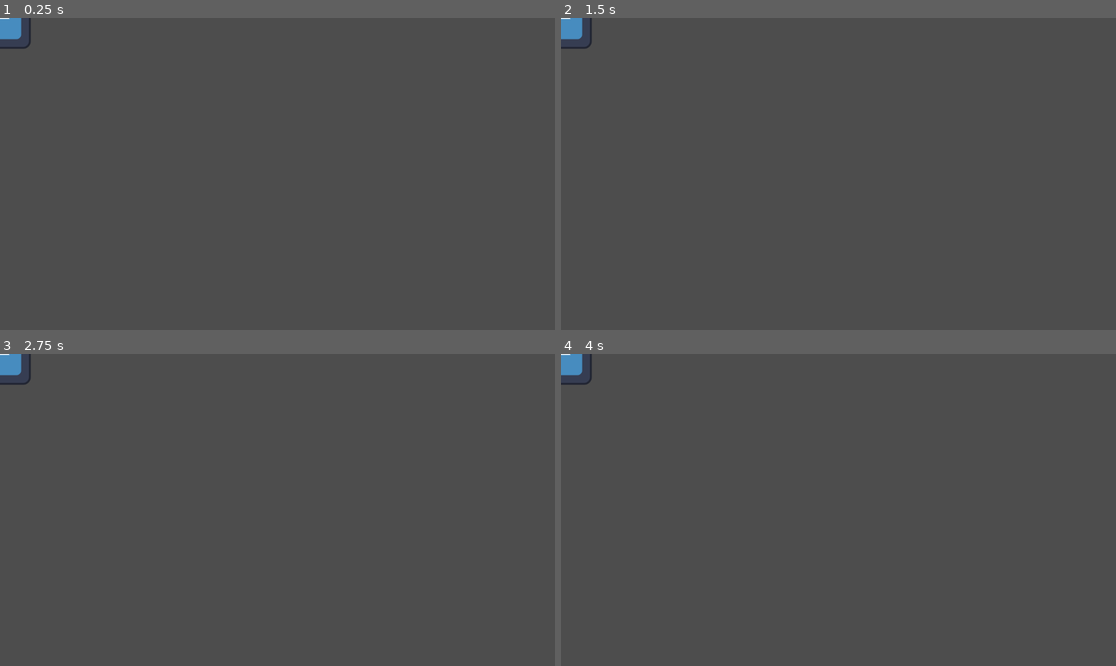
Above: before the commit, frames 1-4 (two rows, left to right).
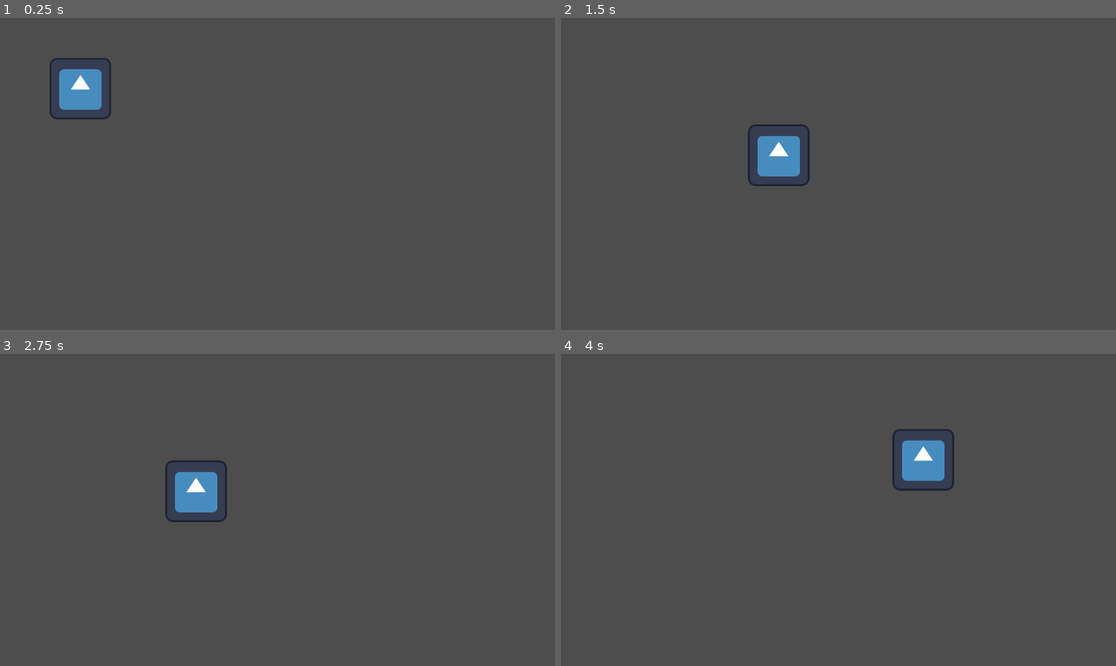
Above: after the commit, the same moments.

Repository: GDDclub/BIG
Game: Godot game, scene res://test.tscn
Two runs of this game, one before a commit and one after it. Both use one fixed random seed, a clock stepped at 60 frames per second and the inputs below. Before the commit the project has no main scene; this scene is started directly in both runs. The engine's default icon, where the game draws it, is replaced by a stand-in: a white triangle on a blue panel in a dark square.
Inputs:
- Up to frame 1 (0.25 s): no input
- Up to frame 2 (1.5 s): hold Right (ui_right) from 0.53 s (still down); tap Up (ui_up) at 0.6, 0.77, 1.07, 1.35 s
- Up to frame 3 (2.75 s): tap Up (ui_up) at 1.52, 1.82, 2.1 s; release Right (ui_right) at 2.03 s; hold Left (ui_left) from 2.03 s (still down)
- Up to frame 4 (4 s): release Left (ui_left) at 2.78 s; hold Right (ui_right) from 2.78 s (still down); tap Up (ui_up) at 2.85, 3.02, 3.32, 3.6, 3.77 s

The runs differ from the first frame. In frame 1, 1.7% of the frame differs, in the area x 0-21%, y 0-33%; in frame 2, 1.6%; in frame 3, 1.6%; in frame 4, 1.6%.

Commit message:
Temel gravity ve kontroller

Diff:
--- /dev/null
+++ b/bigger_projekt/adam.gd
@@ -0,0 +1,25 @@
+extends CharacterBody2D
+
+
+const SPEED = 300.0
+const JUMP_VELOCITY = -400.0
+
+
+func _physics_process(delta: float) -> void:
+	# Add the gravity.
+	if not is_on_floor():
+		velocity += get_gravity() * delta
+
+	# Handle jump.
+	if Input.is_action_just_pressed("ui_up") and is_on_floor():
+		velocity.y = JUMP_VELOCITY
+
+	# Get the input direction and handle the movement/deceleration.
+	# As good practice, you should replace UI actions with custom gameplay actions.
+	var direction := Input.get_axis("ui_left", "ui_right")
+	if direction:
+		velocity.x = direction * SPEED
+	else:
+		velocity.x = move_toward(velocity.x, 0, SPEED)
+
+	move_and_slide()
--- a/bigger_projekt/adam.tscn
+++ b/bigger_projekt/adam.tscn
@@ -1,10 +1,14 @@
-[gd_scene load_steps=2 format=3 uid="uid://cqhove8n3noor"]
+[gd_scene load_steps=3 format=3 uid="uid://cqhove8n3noor"]
 
 [ext_resource type="Texture2D" uid="uid://bpd5nnyqqf8cl" path="res://icon.svg" id="1_t6m05"]
+
+[sub_resource type="RectangleShape2D" id="RectangleShape2D_owyq6"]
+size = Vector2(128, 128)
 
 [node name="CharacterBody2D" type="CharacterBody2D"]
 
 [node name="CollisionShape2D" type="CollisionShape2D" parent="."]
+shape = SubResource("RectangleShape2D_owyq6")
 
 [node name="Icon" type="Sprite2D" parent="."]
 texture = ExtResource("1_t6m05")
--- a/bigger_projekt/project.godot
+++ b/bigger_projekt/project.godot
@@ -11,6 +11,7 @@
 [application]
 
 config/name="BiggerProjekt"
+run/main_scene="res://test.tscn"
 config/features=PackedStringArray("4.3", "Mobile")
 config/icon="res://icon.svg"
 
--- a/bigger_projekt/test.tscn
+++ b/bigger_projekt/test.tscn
@@ -1,12 +1,19 @@
-[gd_scene load_steps=2 format=3 uid="uid://cu6ek7ht5dx3s"]
+[gd_scene load_steps=4 format=3 uid="uid://cu6ek7ht5dx3s"]
 
-[ext_resource type="Texture2D" uid="uid://bpd5nnyqqf8cl" path="res://icon.svg" id="1_h58an"]
+[ext_resource type="PackedScene" uid="uid://cqhove8n3noor" path="res://adam.tscn" id="1_c6u0q"]
+[ext_resource type="Script" path="res://adam.gd" id="2_mdtx8"]
+
+[sub_resource type="RectangleShape2D" id="RectangleShape2D_ox8ty"]
+size = Vector2(1036, 156)
 
 [node name="Node2D" type="Node2D"]
 
-[node name="CharacterBody2D" type="CharacterBody2D" parent="."]
+[node name="CharacterBody2D" parent="." instance=ExtResource("1_c6u0q")]
+position = Vector2(167, 118)
+script = ExtResource("2_mdtx8")
 
-[node name="CollisionShape2D" type="CollisionShape2D" parent="CharacterBody2D"]
+[node name="CharacterBody2D2" type="CharacterBody2D" parent="."]
 
-[node name="Icon" type="Sprite2D" parent="CharacterBody2D"]
-texture = ExtResource("1_h58an")
+[node name="CollisionShape2D" type="CollisionShape2D" parent="CharacterBody2D2"]
+position = Vector2(508, 427)
+shape = SubResource("RectangleShape2D_ox8ty")
